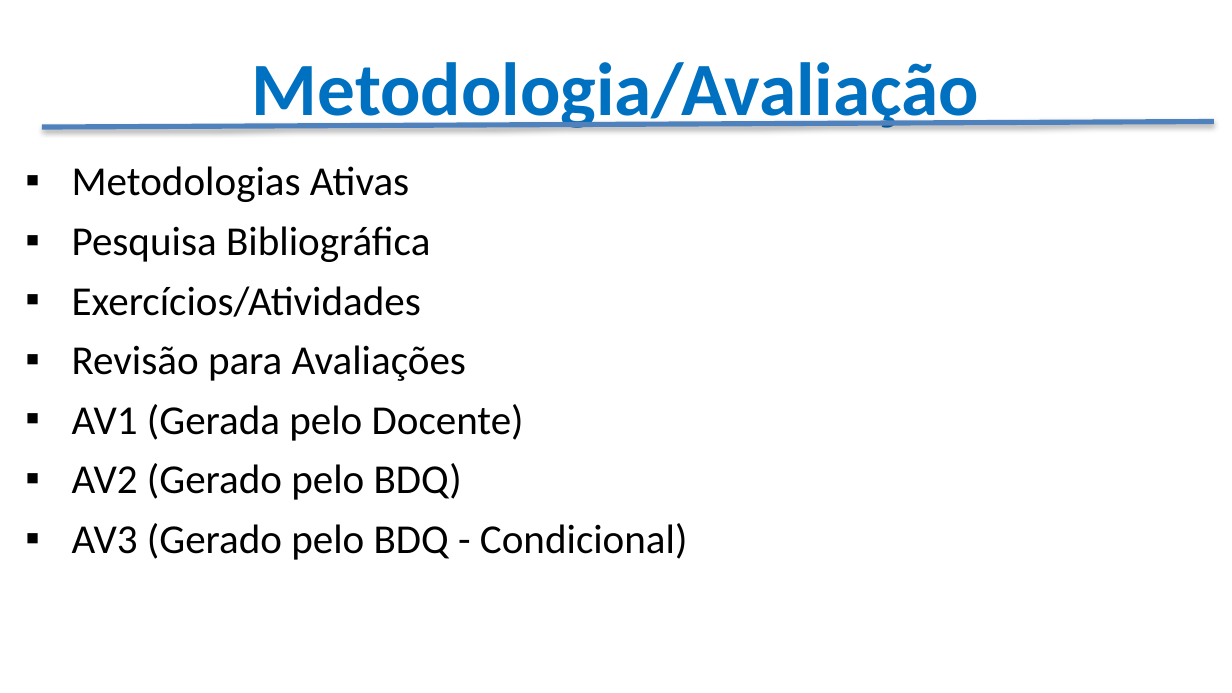
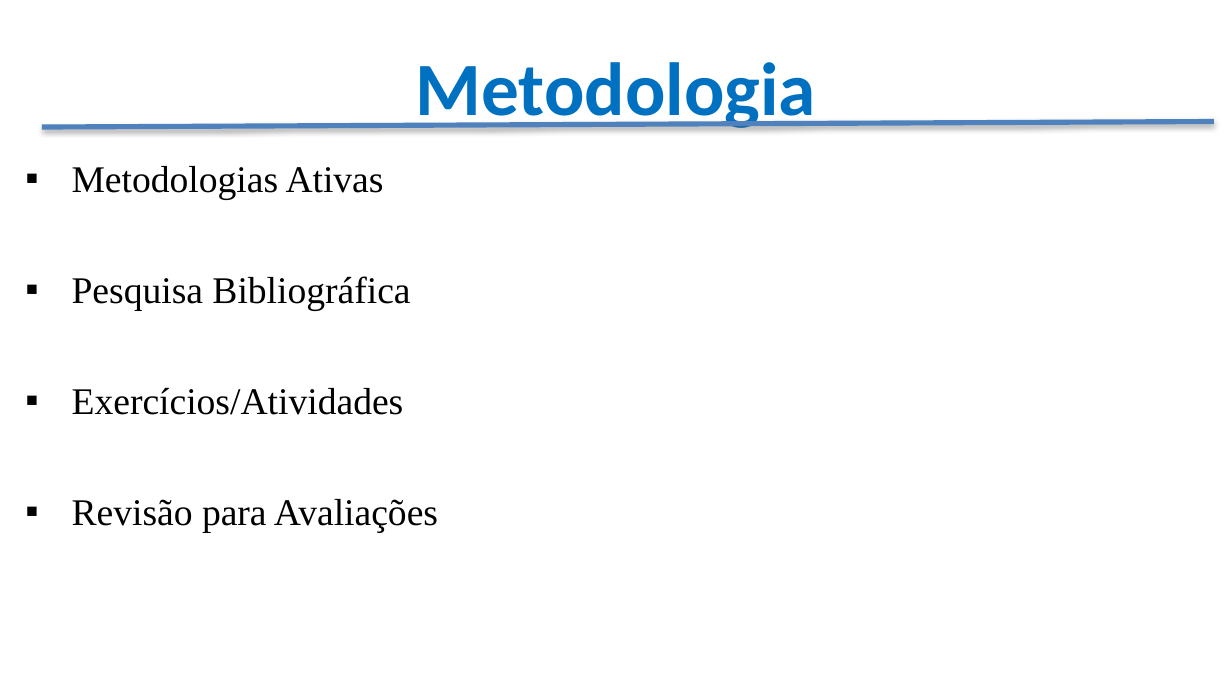
Before and after one commit to CloudEducationBrazil/WydenUniRuyPythonRAD, a slide deck: slide 12 of 01 Classes/Apresentação - Desenvolvimento RAD Python.pptx (slide 8 before the commit). Drawn at 1232x693 pixels with LibreOffice and Linux fonts; fonts in the diff are those of the drawing; background and template pictures are left out. Boxes give left, top, right and bottom in pixels: in the first picture for what was removed or moved away, otherwise in the second. Text is boxed around its words. In the diff, an @@ line names an element or a change of style, - is before the commit and + after.

```diff
--- a/01 Classes/Apresentação - Desenvolvimento RAD Python.pptx
+++ b/01 Classes/Apresentação - Desenvolvimento RAD Python.pptx
@@ title at bbox=[416, 62, 816, 132]: text changed @@
-Metodologia/Avaliação
+Metodologia
@@ text "Metodologias Ativas" at bbox=[72, 166, 438, 533]: size 24 to 22 pt, font Calibri to Times New Roman @@
@@ text at bbox=[72, 404, 688, 560]: paragraphs removed @@
-▪ AV1 (Gerada pelo Docente)
-▪ AV2 (Gerado pelo BDQ)
-▪ AV3 (Gerado pelo BDQ - Condicional)
```
Also in this commit, not shown: 7 other slides changed, 10 slides added, 11 other files.
